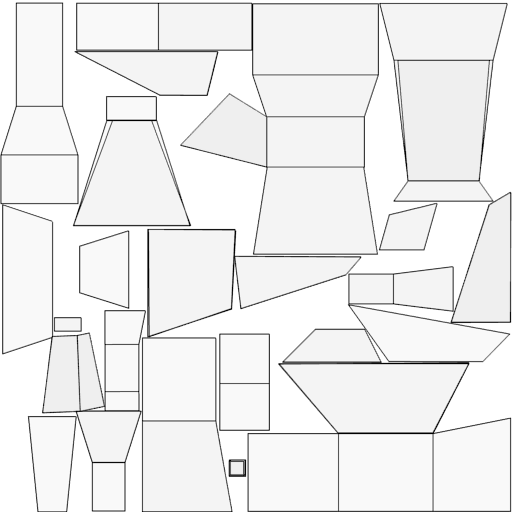
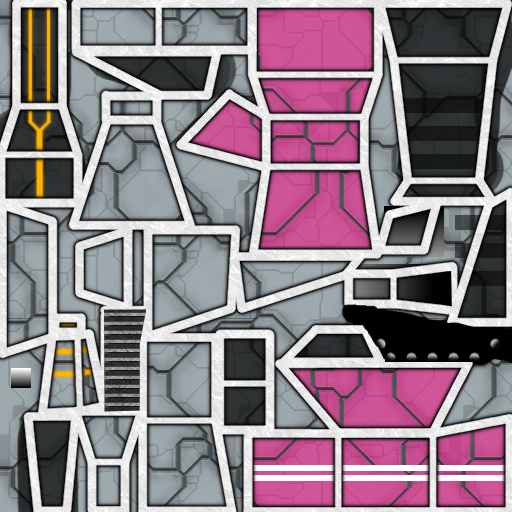
Comparing the layer stacks of the two 512px x 512px images. Changes:
removed layer "andogre.png #4" over [0, 2, 245, 512]
removed layer "andogre.png #3" over [2, 95, 362, 414]
removed layer "andogre.png #1" over [76, 2, 512, 324]
hid "andogre.png", painted on it over [0, 2, 512, 512]
added layer "perimetro" above "perimetro copia" over [0, 0, 512, 512]
added layer "perimetro copia" above "gradiente" over [0, 0, 512, 512]
added layer "gradiente" above "luce copia" over [11, 369, 31, 388]
added layer "luce copia" above "luce" over [21, 0, 103, 382]
added layer "luce" above "SCURO2" over [26, 2, 98, 377]
added layer "SCURO2" (50%) above "scuro" over [398, 98, 512, 286]
added layer "scuro" (70%) above "LINEA BANCA" over [0, 0, 512, 512]
added layer "LINEA BANCA" above "colore" over [250, 465, 508, 481]
added layer "colore" (50%) above "scocca" over [184, 0, 512, 512]
added layer "scocca" above "PERIMETRO RUOTE" over [346, 206, 455, 312]
added layer "PERIMETRO RUOTE" above "RUOTE" over [344, 301, 512, 372]
added layer "RUOTE" above "CINGOLI #2" over [375, 338, 501, 364]
added layer "CINGOLI #2" (64%) above "CINGOLI #1" over [103, 312, 146, 403]
added layer "CINGOLI #1" (64%) above "CINGOLI" over [103, 316, 146, 407]
added layer "CINGOLI" above "cingoli" over [104, 309, 147, 412]
added layer "cingoli" above "Livello incollato copia" over [341, 299, 512, 368]
added layer "Livello incollato copia" over [0, 0, 512, 512]
